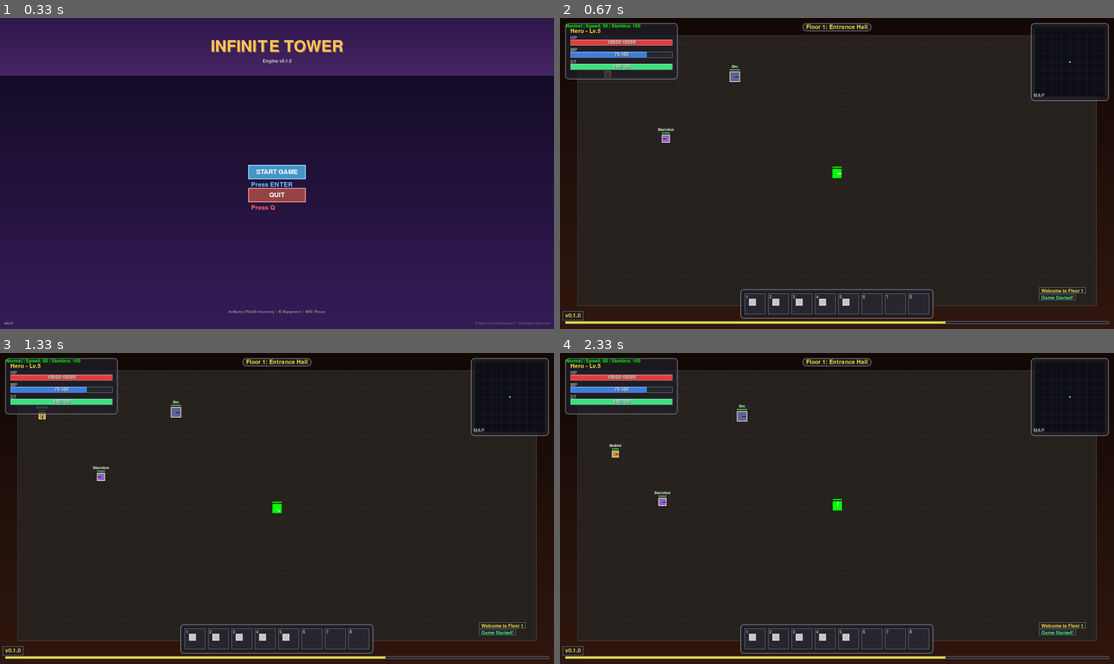
Above: before the commit, frames 1-4 (two rows, left to right).
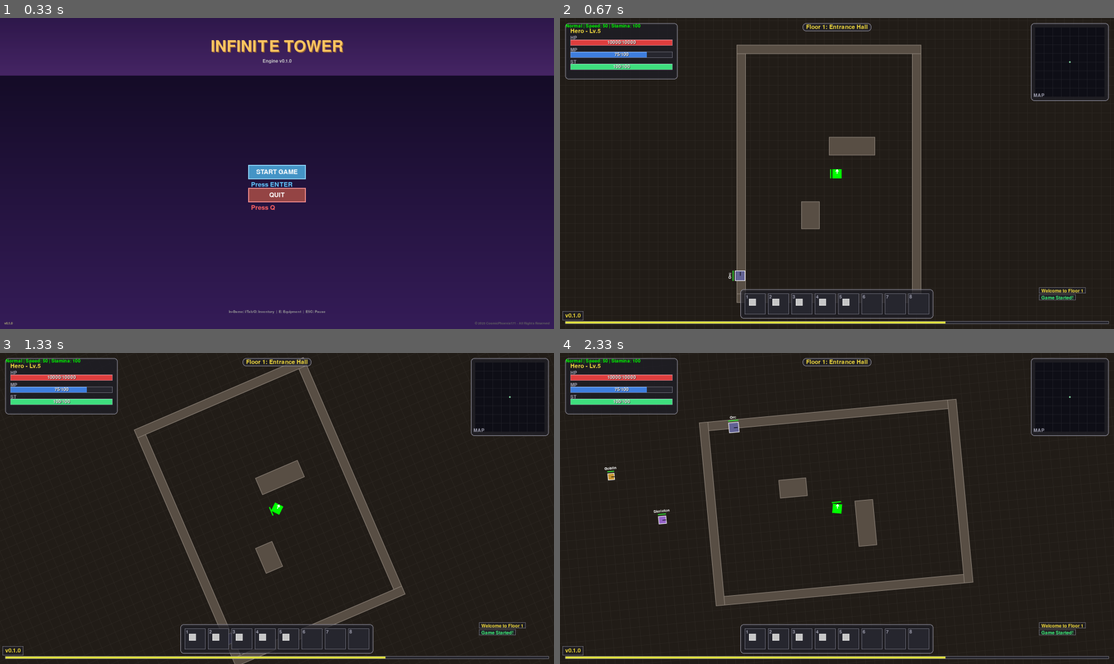
Above: after the commit, the same moments.

Repository: CosmicPhoenix171/Infinite-Tower
Game: pygame game, started from infinite-tower-engine/run_desktop_game.py
The game is run twice, just before and just after one commit, with the same random seed, the same clock (stepped at 60 frames per second) and the same inputs.
Inputs (mouse positions are in pixels of both pictures, inside the frame that each line leads up to):
- Up to frame 1 (0.33 s): no input
- Up to frame 2 (0.67 s): tap Enter at 0.33 s
- Up to frame 3 (1.33 s): hold Esc 0.67-1.13 s; hold D 0.67-1.13 s; move the mouse to (470, 545) at 0.7 s; hold Esc from 1.17 s (still down); hold D from 1.17 s (still down)
- Up to frame 4 (2.33 s): release Esc at 1.63 s; release D at 1.63 s; hold D 1.67-2.13 s; move the mouse to (648, 433) at 1.7 s; hold W from 2.17 s (still down)

Frame 1 is identical in both runs. In frame 2, 5.5% of the frame differs, in the area x 0-100%, y 0-93%; in frame 3, 5.7%; in frame 4, 6.5%.

Commit message:
Implement player sprite rendering and camera system; add wall entity for collision detection

Diff:
--- a/infinite-tower-engine/src/infinite_tower/entities/player.py
+++ b/infinite-tower-engine/src/infinite_tower/entities/player.py
@@ -345,21 +345,34 @@
         """
         import math
 
-        # Draw player (green square for now - will be replaced with sprite)
-        pygame.draw.rect(surface, GREEN, self.rect)
-
-        # Draw direction indicator based on continuous angle (360 degrees)
         center_x, center_y = self.rect.center
-        indicator_length = 15
-
-        # Get angle in radians
-        angle_rad = math.radians(self.direction_angle)
-
-        # Calculate end position based on angle
-        end_x = center_x + math.cos(angle_rad) * indicator_length
-        end_y = center_y + math.sin(angle_rad) * indicator_length
-
-        pygame.draw.line(surface, WHITE, (center_x, center_y), (end_x, end_y), 3)
+
+        # Create a temporary surface for the player sprite
+        player_surface = pygame.Surface((self.size, self.size), pygame.SRCALPHA)
+
+        # Draw the base square on the temp surface
+        pygame.draw.rect(player_surface, GREEN, (0, 0, self.size, self.size))
+
+        # Draw a directional indicator (white line pointing right on the temp surface)
+        # This will show which way the player is facing after rotation
+        pygame.draw.line(player_surface, WHITE,
+                        (self.size // 2, self.size // 2),
+                        (self.size, self.size // 2), 3)
+
+        # Add a triangle at the front to show facing direction more clearly
+        tip_x = self.size
+        tip_y = self.size // 2
+        pygame.draw.polygon(player_surface, WHITE, [
+            (tip_x, tip_y),
+            (tip_x - 8, tip_y - 6),
+            (tip_x - 8, tip_y + 6)
+        ])
+
+        # Rotate the player surface by the direction angle
+        # Since the world rotates, we need to counter-rotate the sprite
+        rotated = pygame.transform.rotate(player_surface, -self.direction_angle)
+        rotated_rect = rotated.get_rect(center=(center_x, center_y))
+        surface.blit(rotated, rotated_rect)
 
         # Draw attack hitbox when attacking (debug visualization)
         if self.is_attacking:
--- /dev/null
+++ b/infinite-tower-engine/src/infinite_tower/entities/wall.py
@@ -0,0 +1,23 @@
+"""
+Infinite Tower Engine - Wall Entity
+
+Static solid obstacles with rectangular hitboxes.
+"""
+import pygame
+from typing import Tuple
+
+from ..config import GRAY, WHITE
+
+
+class Wall:
+    def __init__(self, x: int, y: int, width: int, height: int,
+                 color: Tuple[int, int, int] = (90, 80, 70)):
+        # Top-left world-space coordinates
+        self.rect = pygame.Rect(int(x), int(y), int(width), int(height))
+        self.color = color
+        self.border_color = (140, 130, 120)
+
+    def draw(self, surface: pygame.Surface, rect_override: pygame.Rect | None = None):
+        r = rect_override if rect_override is not None else self.rect
+        pygame.draw.rect(surface, self.color, r)
+        pygame.draw.rect(surface, self.border_color, r, 2)
--- a/infinite-tower-engine/src/infinite_tower/game.py
+++ b/infinite-tower-engine/src/infinite_tower/game.py
@@ -7,6 +7,7 @@
 from . import config
 from .entities.player import Player
 from .entities.enemy import Enemy, EnemyType
+from .entities.wall import Wall
 from .ui.game_ui import GameUI
 from .ui.inventory import InventoryUI
 from .systems.combat import CombatSystem
@@ -70,6 +71,18 @@
         self.combat_system: Optional[CombatSystem] = None
         self.physics: Optional[Physics] = None
         self.loot_gen: Optional[LootGenerator] = None
+        self.walls: list[Wall] = []
+
+        # Camera system (tracks player position)
+        self.camera_x = 0
+        self.camera_y = 0
+        self.camera_angle = 0  # Rotation angle in degrees (raw/target)
+        self.camera_angle_smooth = 0.0  # Smoothed angle for rendering
+
+        # World rendering caches (for rotating camera performance)
+        self._world_bg = None           # Static background (floor + grid)
+        self._world_surface = None      # Working surface for entities
+        self._world_size = 0            # Cached size of world surfaces
 
         # Initialize pygame systems
         self._init_pygame()
@@ -82,6 +95,26 @@
         self.settings_temp = {}
         self.is_running = True
         self.logger.info("Game started")
+
+    def _update_camera(self):
+        """Update camera position and smoothed rotation to follow the player."""
+        if not self.player:
+            return
+
+        sw, sh = self.screen.get_size()
+        # Center camera on player position
+        self.camera_x = self.player.position[0] - sw // 2
+        self.camera_y = self.player.position[1] - sh // 2
+
+        # Target player's current angle
+        target = getattr(self.player, 'direction_angle', 0) % 360
+
+        # Smoothly interpolate angle across wrap-around (shortest arc)
+        # Normalize difference to [-180, 180]
+        diff = (target - self.camera_angle_smooth + 540) % 360 - 180
+        smoothing = 0.15  # 0..1, higher = snappier
+        self.camera_angle_smooth = (self.camera_angle_smooth + diff * smoothing) % 360
+        self.camera_angle = target
 
     def pause(self):
         """Pause the game."""
@@ -240,6 +273,28 @@
             Enemy("Skeleton", health=40, damage=8, speed=2.5, position=(400, 400), enemy_type=EnemyType.RANGER),
         ]
 
+        # Walls (sample room obstacles) aligned to grid
+        # Create a small arena around the player and a few interior blocks
+        px, py = self.player.position
+        grid_size = 32
+        # Base room size snapped to grid
+        room_w, room_h = 896, 640  # multiples of 32
+        room_left = int(px - room_w // 2)
+        room_top = int(py - room_h // 2)
+        # Snap room origin to grid so grid lines align with walls
+        room_left -= room_left % grid_size
+        room_top -= room_top % grid_size
+        thickness = grid_size  # walls one-cell thick
+        self.walls = [
+            Wall(room_left, room_top, room_w, thickness),  # top
+            Wall(room_left, room_top + room_h - thickness, room_w, thickness),  # bottom
+            Wall(room_left, room_top, thickness, room_h),  # left
+            Wall(room_left + room_w - thickness, room_top, thickness, room_h),  # right
+            # Interior pillars (all snapped to grid)
+            Wall(room_left + 256, room_top + 224, 96, 64),
+            Wall(room_left + 512, room_top + 320, 64, 160),
+        ]
+
         # UI
         self.game_ui = GameUI(self.screen, self.player)
         self.game_ui.set_floor(1, "Entrance Hall")
@@ -255,10 +310,30 @@
             return
         dt = self.dt
 
+        # Update camera to follow player
+        self._update_camera()
+
         # Player input and update (freeze movement when inventory open)
         if not (self.inventory_ui and self.inventory_ui.is_visible):
             self.player.handle_input(self.input_handler)
         self.player.update(dt)
+
+        # Collide player with walls (AABB resolution based on minimal overlap)
+        if self.walls:
+            for wall in self.walls:
+                if self.player.rect.colliderect(wall.rect):
+                    side = self.physics.get_collision_side(self.player.rect, wall.rect, tuple(self.player.velocity))
+                    if side == "left":
+                        self.player.rect.right = wall.rect.left
+                    elif side == "right":
+                        self.player.rect.left = wall.rect.right
+                    elif side == "top":
+                        self.player.rect.bottom = wall.rect.top
+                    elif side == "bottom":
+                        self.player.rect.top = wall.rect.bottom
+                    # Sync position back to center of rect
+                    self.player.position[0] = self.player.rect.centerx
+                    self.player.position[1] = self.player.rect.centery
 
         # Maintain minimum distance between player and enemies (prevent clipping)
         for enemy in self.enemies:
@@ -478,34 +553,82 @@
         screen.blit(copyright_text, (sw - copyright_text.get_width() - 15, sh - 25))
 
     def _render_gameplay(self, screen: pygame.Surface):
-        """Render the main gameplay."""
-        # Background gradient
+        """Render gameplay with grid, walls, and entities all rotating together with player perspective."""
+        import math
+
         sw, sh = screen.get_size()
-        for y in range(sh):
-            color_val = int(20 + (y / max(1, sh)) * 30)
-            pygame.draw.line(screen, (color_val, color_val // 2, color_val // 3), (0, y), (sw, y))
-
-        # Floor area
-        floor_rect = pygame.Rect(60, 60, sw - 120, sh - 140)
-        pygame.draw.rect(screen, (40, 35, 30), floor_rect)
-        pygame.draw.rect(screen, (80, 70, 60), floor_rect, 2)
-
-        # Grid
+
+        # Fill screen background
+        screen.fill((35, 30, 25))
+
+        # 1) Prepare a world surface for everything (grid, walls, entities - all rotate together)
+        world_size = int(math.hypot(sw, sh)) + 64  # minimal square covering screen when rotated
+        if self._world_surface is None or self._world_size != world_size:
+            self._world_size = world_size
+            self._world_surface = pygame.Surface((world_size, world_size))
+
+        world_surface = self._world_surface
+        world_surface.fill((35, 30, 25))  # Fill with background color
+
+        # 2) Draw grid on world surface (world-space, will rotate with everything)
         grid_size = 32
         grid_color = (50, 45, 40)
-        for x in range(floor_rect.left, floor_rect.right, grid_size):
-            pygame.draw.line(screen, grid_color, (x, floor_rect.top), (x, floor_rect.bottom), 1)
-        for y in range(floor_rect.top, floor_rect.bottom, grid_size):
-            pygame.draw.line(screen, grid_color, (floor_rect.left, y), (floor_rect.right, y), 1)
-
-        # Entities
+        world_center_x = world_size // 2
+        world_center_y = world_size // 2
+
+        # Grid centered around player position in world
+        # Calculate grid offset so lines align with world coordinates
+        grid_offset_x = int((-self.camera_x) % grid_size)
+        grid_offset_y = int((-self.camera_y) % grid_size)
+
+        # Draw grid lines across the entire world surface
+        for x in range(grid_offset_x - world_size // 2, world_size, grid_size):
+            pygame.draw.line(world_surface, grid_color, (x + world_size // 2, 0), (x + world_size // 2, world_size), 1)
+        for y in range(grid_offset_y - world_size // 2, world_size, grid_size):
+            pygame.draw.line(world_surface, grid_color, (0, y + world_size // 2), (world_size, y + world_size // 2), 1)
+
+        # 3) Draw walls on world surface (world-space, will rotate with grid)
+        if getattr(self, 'walls', None):
+            for wall in self.walls:
+                # Position relative to camera (centered on player)
+                rel_x = wall.rect.x - int(self.camera_x) + world_center_x - sw // 2
+                rel_y = wall.rect.y - int(self.camera_y) + world_center_y - sh // 2
+                temp = pygame.Rect(rel_x, rel_y, wall.rect.width, wall.rect.height)
+                wall.draw(world_surface, rect_override=temp)
+
+        # 4) Draw enemies on world surface with camera offset
         if self.enemies:
             for enemy in self.enemies:
-                enemy.draw(screen)
+                # Position relative to camera (centered on player)
+                rel_x = enemy.rect.x - int(self.camera_x) + world_center_x - sw // 2
+                rel_y = enemy.rect.y - int(self.camera_y) + world_center_y - sh // 2
+
+                # Temporarily adjust enemy position for drawing
+                original_x = enemy.rect.x
+                original_y = enemy.rect.y
+                enemy.rect.x = rel_x
+                enemy.rect.y = rel_y
+                enemy.draw(world_surface)
+                enemy.rect.x = original_x
+                enemy.rect.y = original_y
+
+        # 5) Draw player at center of world surface (use center, not top-left)
         if self.player:
-            self.player.draw(screen)
-
-        # UI
+            original_pos = self.player.rect.center
+            self.player.rect.center = (world_center_x, world_center_y)
+            self.player.draw(world_surface)
+            self.player.rect.center = original_pos
+
+        # 6) Rotate entire world (grid + walls + entities) so player's facing aligns with screen 'up'.
+        # Angle convention: 0°=right, 90°=down, 180°=left, 270°=up.
+        # If rotation feels reversed, flip direction by using (camera_angle - 270).
+        # Note: Both keep the player roughly stabilized at center; choose based on feel.
+    # Use smoothed angle to reduce jitter
+        rotated_surface = pygame.transform.rotozoom(world_surface, self.camera_angle_smooth - 270, 1.0)
+        rotated_rect = rotated_surface.get_rect(center=(sw // 2, sh // 2))
+        screen.blit(rotated_surface, rotated_rect)
+
+        # UI (not rotated, stays on screen)
         if self.game_ui:
             self.game_ui.draw()
         if self.inventory_ui:
